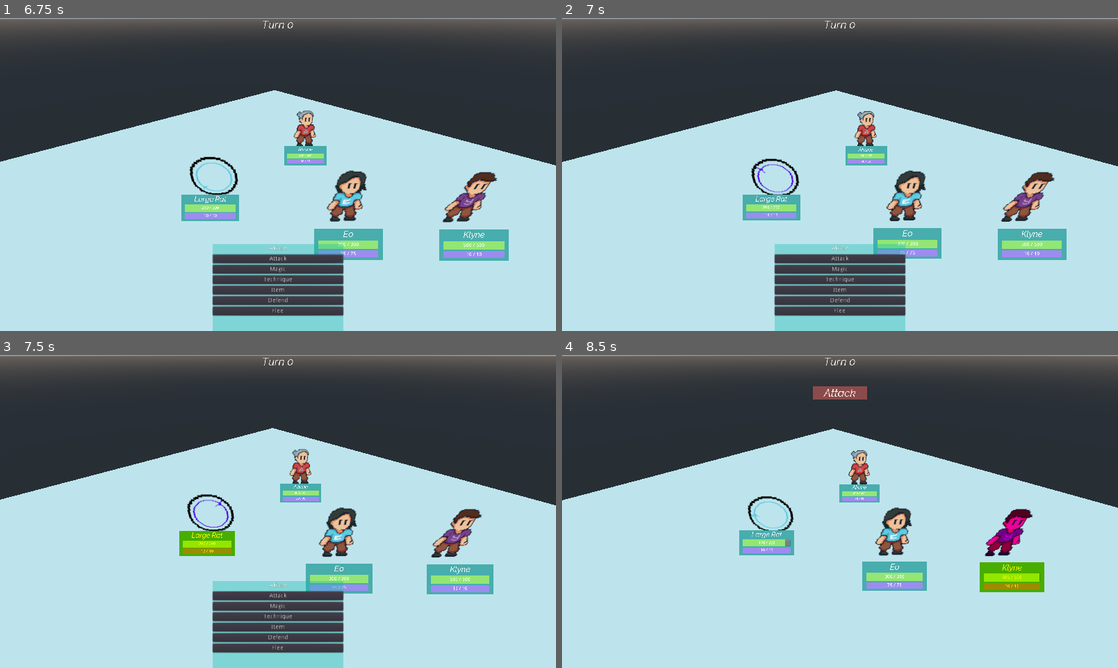
Above: before the commit, frames 1-4 (two rows, left to right).
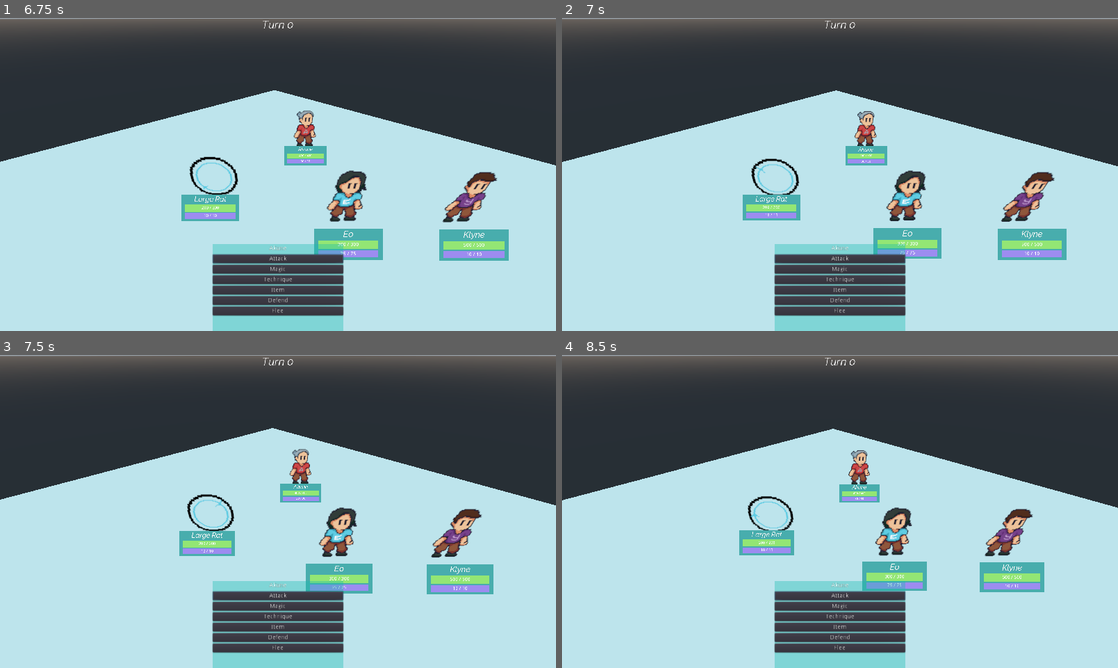
Above: after the commit, the same moments.

Repository: avsecam/aob
Game: Godot game, scene res://Scenes/Main.tscn
The game is run twice, just before and just after one commit, with the same random seed, the same clock (stepped at 60 frames per second) and the same inputs.
Inputs:
- Up to frame 1 (6.75 s): tap Enter (ui_accept) at 0.5, 0.77, 1.52, 3.02, 3.77, 4.52 s; hold Shift (sprint) 0.53-1.28 s; hold Up (ui_up) 0.53-2.03 s; tap Shift (sprint) at 1.35, 2.85, 4.35, 6.6 s; hold Shift (sprint) 2.03-2.78 s; hold Left (ui_left) 2.03-3.53 s; hold Down (ui_down) 3.53-4.28 s; hold Shift (sprint) 3.53-4.28 s; hold Right (ui_right) 4.28-5.03 s; hold Up (ui_up) 5.03-5.75 s; hold Shift (sprint) 5.03-5.75 s; click "Attack" at 5.75 s; hold Right (ui_right) from 6.53 s (still down)
- Up to frame 2 (7 s): keep holding Right (ui_right); tap Enter (ui_accept) at 6.77 s
- Up to frame 3 (7.5 s): keep holding Right (ui_right); hold Shift (sprint) from 7.28 s (still down)
- Up to frame 4 (8.5 s): keep holding Right (ui_right); tap Enter (ui_accept) at 7.52, 8.27 s; release Shift (sprint) at 8.03 s; tap Shift (sprint) at 8.1 s

Frame 1 is identical in both runs. In frame 2, 0.2% of the frame differs, in the area x 34-62%, y 46-79%; in frame 3, 1.0%; in frame 4, 8.6%, in the area x 35-87%, y 10-100%.
Error after the commit: Invalid get index 'text' (on base: 'Nil'). (res://Scenes/Battle/CombatCharacter.gd:61)

Commit message:
Make the subActionButtons contain the action objects themselves

Diff:
--- a/Scenes/Battle/Battle.gd
+++ b/Scenes/Battle/Battle.gd
@@ -103,8 +103,8 @@
 	actionNameLabel.text = actionInfo["name"]
 	actionNameLabel.visible = true
 
+	currentCharacterPosition.get_child(0).confirm_action(actionInfo)
 	for target in targets:
-		print(actionInfo)
 		target.get_child(0).affect(actionInfo)
 
 	combatOptions.subContainer.visible = false
--- a/Scenes/Battle/CombatCharacter.gd
+++ b/Scenes/Battle/CombatCharacter.gd
@@ -51,7 +51,7 @@
 
 
 # contains readying attack, magic, technique, and item
-func action(action: Button = Button.new(), category: String = ""):
+func action(action: ActionButton = ActionButton.new(), category: String = ""):
 	if !isHero:
 		character.action()
 		return
@@ -72,12 +72,12 @@
 		match(category.to_lower()):
 			"magic":
 				print("%s is casting %s..." % [characterStats.characterName, action.text])
-				actionInfo = Magic.magics[action.text.to_lower()]
+				actionInfo = action.action
 				actionInfo["damage"] = characterStats.attackElem * actionInfo["damageMultiplier"]
 
 			"technique":
 				print("%s is readying %s..." % [characterStats.characterName, action.text])
-				actionInfo = Technique.techniques[action.text.to_lower()]
+				actionInfo = action.action
 				actionInfo["damage"] = characterStats.attackPhys * actionInfo["damageMultiplier"]
 
 		actionInfo["source"] = character
@@ -97,7 +97,16 @@
 			emit_signal("techniqueReadied", actionInfo, selectedTargets)
 
 
+# mana cost, hp cost, etc
+func confirm_action(actionInfo: Dictionary):
+	if actionInfo.has("resourceCost"):
+		characterStats.currentResource -= actionInfo["resourceCost"]
+		_update_resource_bar()
+
+
 func affect(actionInfo: Dictionary):
+	if actionInfo["source"] == character:
+		pass
 	# check if physical or elemental damage
 	var finalDamage: int
 	if actionInfo["damageType"] == GameData.DamageType.PHYSICAL:
--- a/Scenes/Battle/CombatOptions.gd
+++ b/Scenes/Battle/CombatOptions.gd
@@ -38,10 +38,11 @@
 		subContainerButtons.clear()
 		subContainer.get_node("ColorRect").rect_size.y = 20
 	else:
-		var newButton
+		var newButton: ActionButton
 		for item in array:
-			newButton = Button.new()
+			newButton = ActionButton.new()
 			newButton.text = item
+			newButton.action = Utils.find_action(item)
 			subContainer.get_node("Buttons").add_child(newButton)
 		_set_focus_neighbors($SubContainer/Buttons)
 		subContainerButtons = subContainer.get_node("Buttons").get_children()
--- /dev/null
+++ b/Scenes/Utility/ActionButton.gd
@@ -0,0 +1,5 @@
+extends Button
+class_name ActionButton
+
+
+var action: Dictionary
--- /dev/null
+++ b/Scenes/Utility/Utils.gd
@@ -0,0 +1,15 @@
+extends Node
+class_name Utils
+
+
+# finds a string from magics, techniques, and items
+static func find_action(actionName: String) -> Dictionary:
+	actionName = actionName.to_lower()
+	for magic in Magic.magics:
+		if actionName == magic:
+			return Magic.magics[actionName]
+	for technique in Technique.techniques:
+		if actionName == technique:
+			return Technique.techniques[actionName]
+	assert(false, "ERROR: Item not an Action")
+	return {}
--- a/project.godot
+++ b/project.godot
@@ -9,6 +9,11 @@
 config_version=4
 
 _global_script_classes=[ {
+"base": "Button",
+"class": "ActionButton",
+"language": "GDScript",
+"path": "res://Scenes/Utility/ActionButton.gd"
+}, {
 "base": "Resource",
 "class": "CharacterStats",
 "language": "GDScript",
@@ -33,13 +38,20 @@
 "class": "Hero",
 "language": "GDScript",
 "path": "res://Scenes/Character/Hero/Hero.gd"
+}, {
+"base": "Node",
+"class": "Utils",
+"language": "GDScript",
+"path": "res://Scenes/Utility/Utils.gd"
 } ]
 _global_script_class_icons={
+"ActionButton": "",
 "CharacterStats": "",
 "CombatCharacter": "",
 "CombatOptions": "",
 "Enemy": "",
-"Hero": ""
+"Hero": "",
+"Utils": ""
 }
 
 [application]
